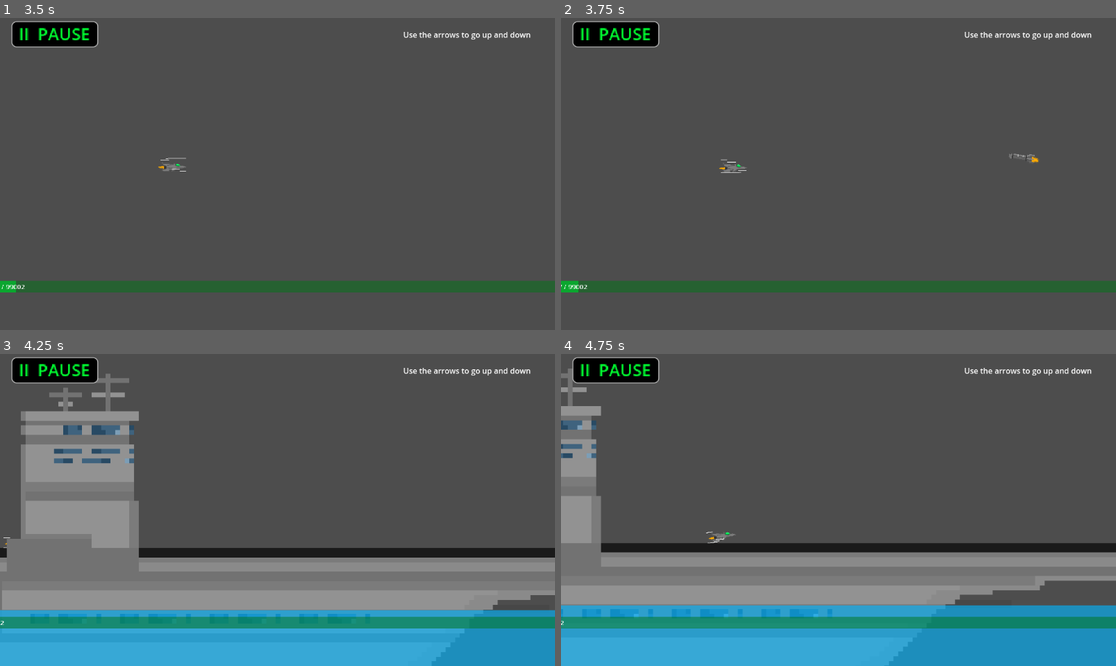
Above: before the commit, frames 1-4 (two rows, left to right).
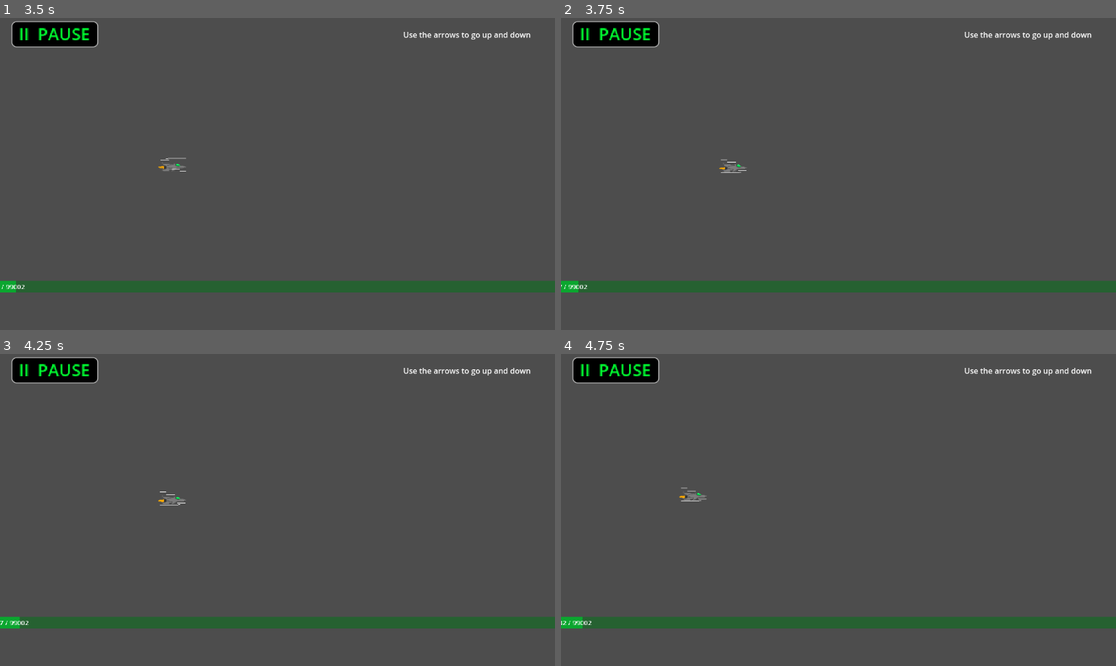
Above: after the commit, the same moments.

Repository: star6fish/DigitalTechInternalInternal
Game: Godot game, scene res://scenes/TestingScene.tscn
The game is run twice, just before and just after one commit, with the same random seed, the same clock (stepped at 60 frames per second) and the same inputs. The project has no main scene, so this scene is started directly.
Inputs:
- Up to frame 1 (3.5 s): hold Right (ui_right) 0.53-2.03 s; tap Up (ui_up) at 0.77, 1.52, 3.02 s; hold Left (ui_left) 2.03-2.78 s; hold Right (ui_right) from 2.78 s (still down)
- Up to frame 2 (3.75 s): keep holding Right (ui_right)
- Up to frame 3 (4.25 s): keep holding Right (ui_right); tap Up (ui_up) at 3.77 s
- Up to frame 4 (4.75 s): release Right (ui_right) at 4.28 s; hold Left (ui_left) from 4.28 s (still down); tap Up (ui_up) at 4.52 s

Frame 1 is identical in both runs. In frame 2, less than 0.1% of the frame differs, in the area x 80-87%, y 43-47%; in frame 3, 47%, in the area x 0-100%, y 6-100%; in frame 4, 41%.
Error before the commit: Invalid operands 'float' and 'bool' in operator '=='. (res://scripts/TestingScene.gd:88)
Error after the commit: Invalid operands 'float' and 'bool' in operator '=='. (res://scripts/TestingScene.gd:86)

Commit message:
26/07/2024

Diff:
--- a/scripts/TestingScene.gd
+++ b/scripts/TestingScene.gd
@@ -84,8 +84,9 @@
 
 			if canSpawn == true:
 				obstacles[Obstacle] = obstaclePositionY
-				add_child(Obstacle)
-				Obstacle.position.y = obstaclePositionY
+
+		add_child(Obstacle)
+		Obstacle.position.y = obstaclePositionY
 
 	var Double = Random.randi_range(1, 4)
 
